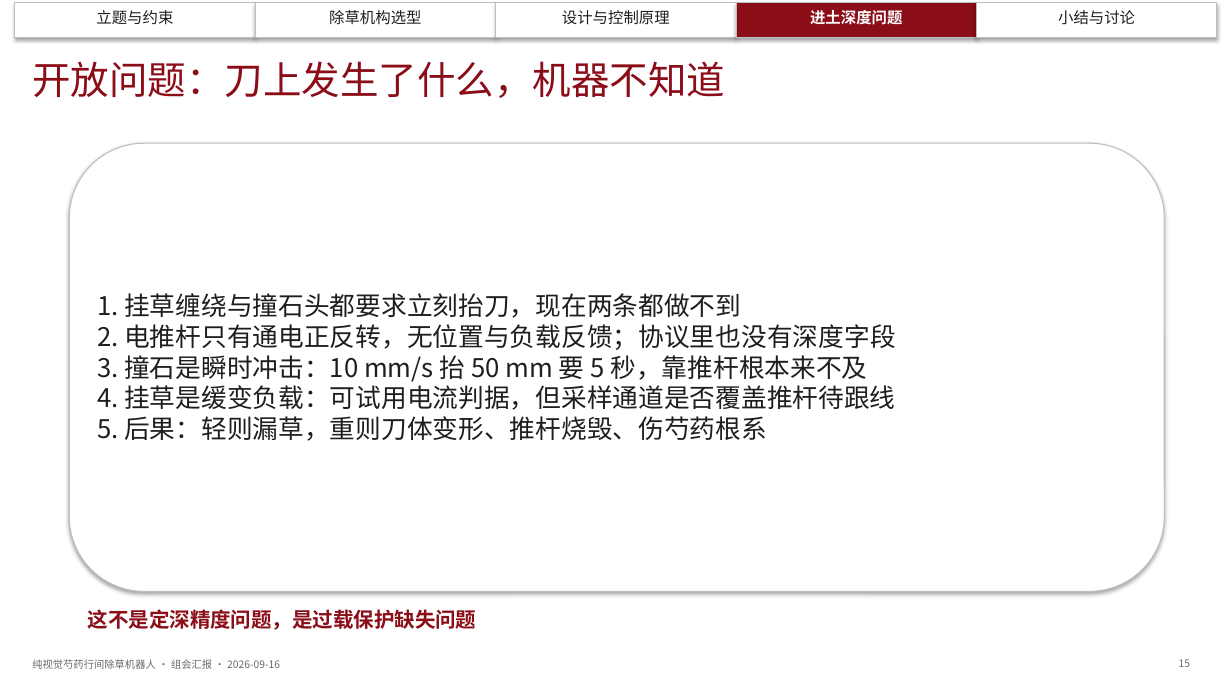
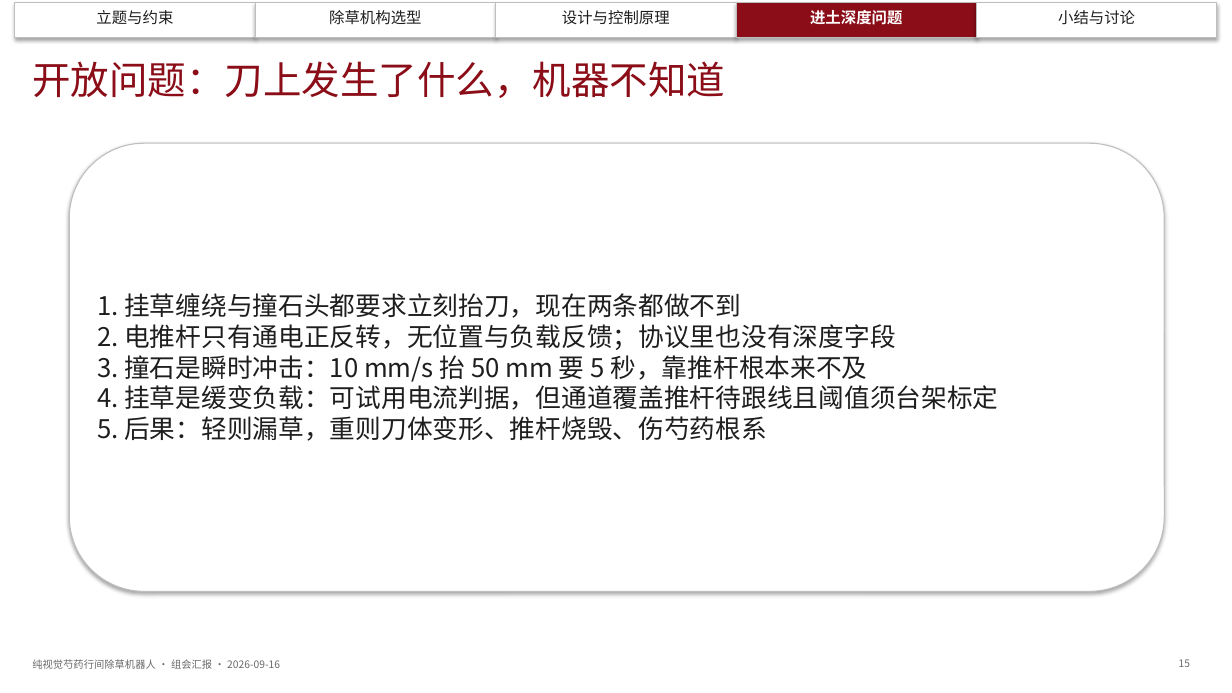
Before and after one commit to dangan2276326123-svg/zcode-chucao, a slide deck: slide 15 of docs/组会汇报_20260916/组会汇报_纯视觉芍药行间除草机器人_20260916.pptx. Drawn at 1232x693 pixels with LibreOffice and Linux fonts; fonts in the diff are those of the drawing. Boxes give left, top, right and bottom in pixels: in the first picture for what was removed or moved away, otherwise in the second. Text is boxed around its words. In the diff, an @@ line names an element or a change of style, - is before the commit and + after.

```diff
--- a/docs/组会汇报_20260916/组会汇报_纯视觉芍药行间除草机器人_20260916.pptx
+++ b/docs/组会汇报_20260916/组会汇报_纯视觉芍药行间除草机器人_20260916.pptx
@@ text at [97,293,998,441]: text changed @@
-1. 挂草缠绕与撞石头都要求立刻抬刀，现在两条都做不到
-2. 电推杆只有通电正反转，无位置与负载反馈；协议里也没有深度字段
-3. 撞石是瞬时冲击：10 mm/s 抬 50 mm 要 5 秒，靠推杆根本来不及
-4. 挂草是缓变负载：可试用电流判据，但采样通道是否覆盖推杆待跟线
-5. 后果：轻则漏草，重则刀体变形、推杆烧毁、伤芍药根系
+1. 挂草缠绕与撞石头都要求立刻抬刀，现在两条都做不到
+2. 电推杆只有通电正反转，无位置与负载反馈；协议里也没有深度字段
+3. 撞石是瞬时冲击：10 mm/s 抬 50 mm 要 5 秒，靠推杆根本来不及
+4. 挂草是缓变负载：可试用电流判据，但通道覆盖推杆待跟线且阈值须台架标定
+5. 后果：轻则漏草，重则刀体变形、推杆烧毁、伤芍药根系
@@ text removed at [88,609,477,630] @@
-这不是定深精度问题，是过载保护缺失问题
```
Also in this commit, not shown: 12 other slides changed, 2 other files.
